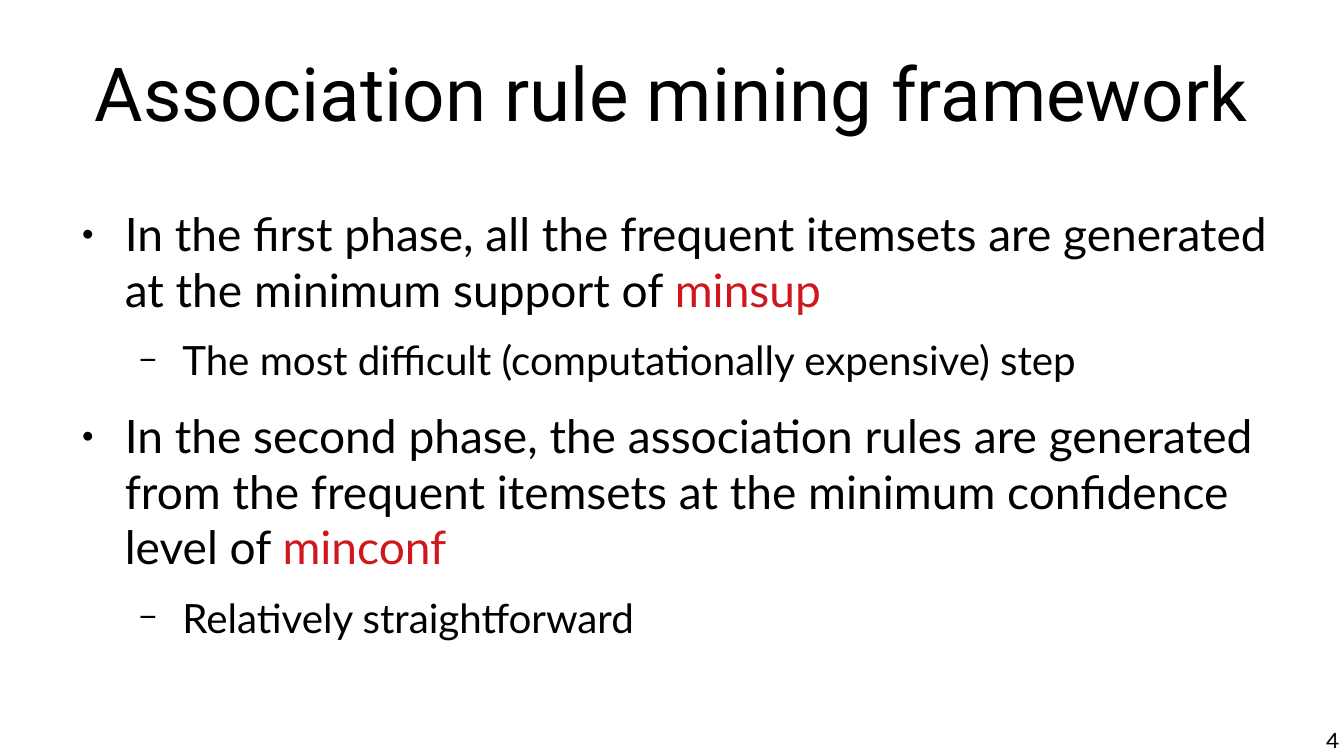
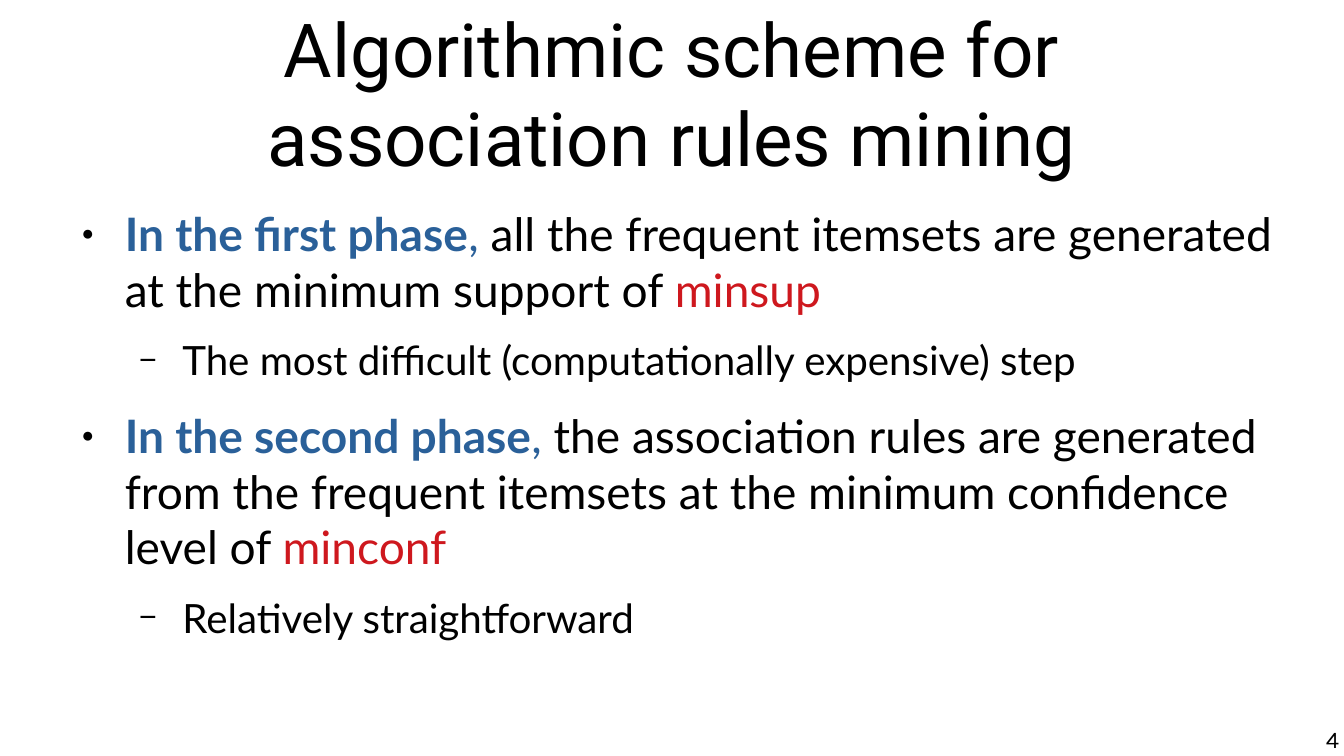
Before and after one commit to chatox/data-mining-course, a slide deck: slide 4 of theory/odp/tt13_association_rules_mining.odp. Drawn at 1344x756 pixels with LibreOffice and Linux fonts; fonts in the diff are those of the drawing. Boxes give left, top, right and bottom in pixels: in the first picture for what was removed or moved away, otherwise in the second. Text is boxed around its words. In the diff, an @@ line names an element or a change of style, - is before the commit and + after.

```diff
--- a/theory/odp/tt13_association_rules_mining.odp
+++ b/theory/odp/tt13_association_rules_mining.odp
@@ title at (x1=267, y1=20, x2=1075, y2=182): text changed @@
-Association rule mining framework
+Algorithmic scheme for
+association rules mining
@@ text at (x1=125, y1=216, x2=1272, y2=565): text colour #000000 to #2A6099, bold on in "In the first phase,", "In the second phase," @@
```
Also in this commit, not shown: 8 other slides changed, 6 other files.
